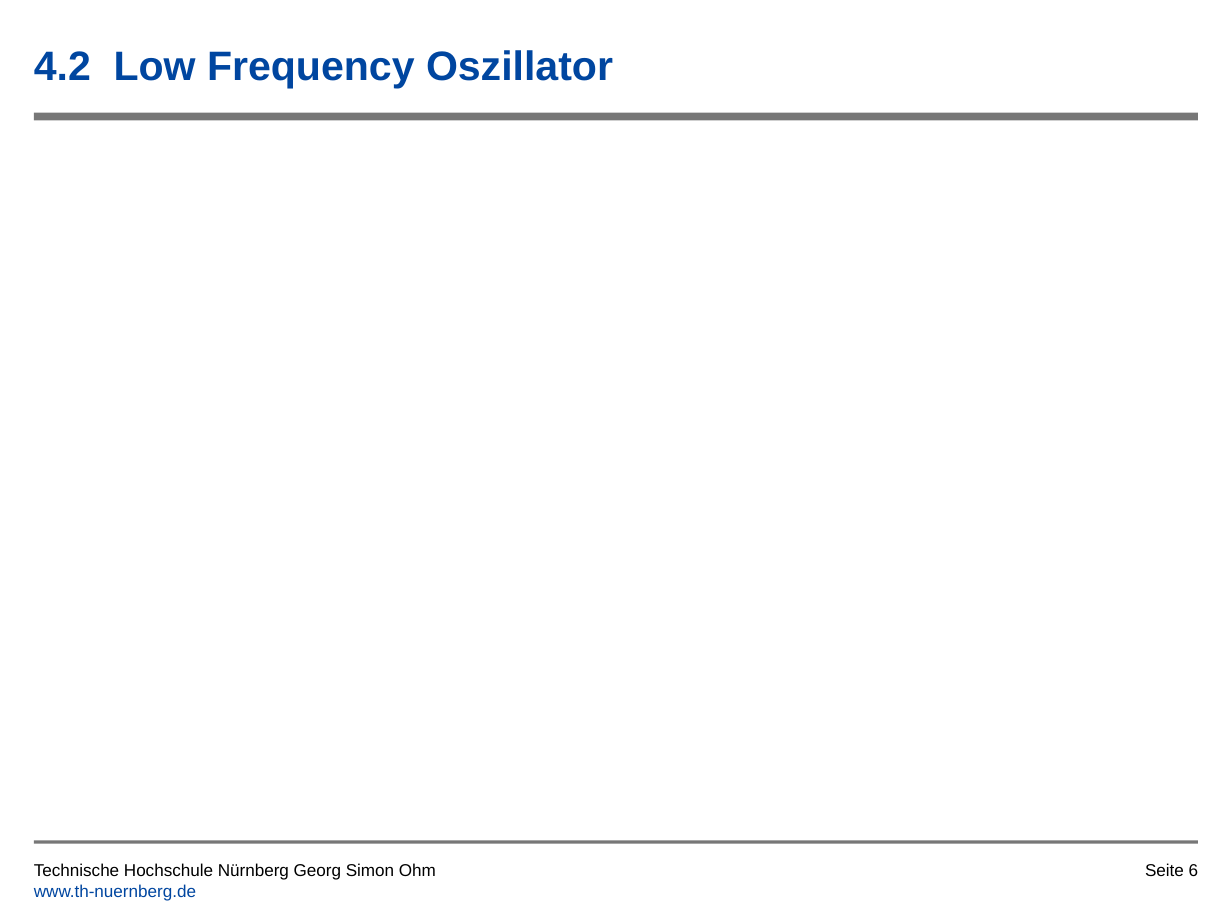
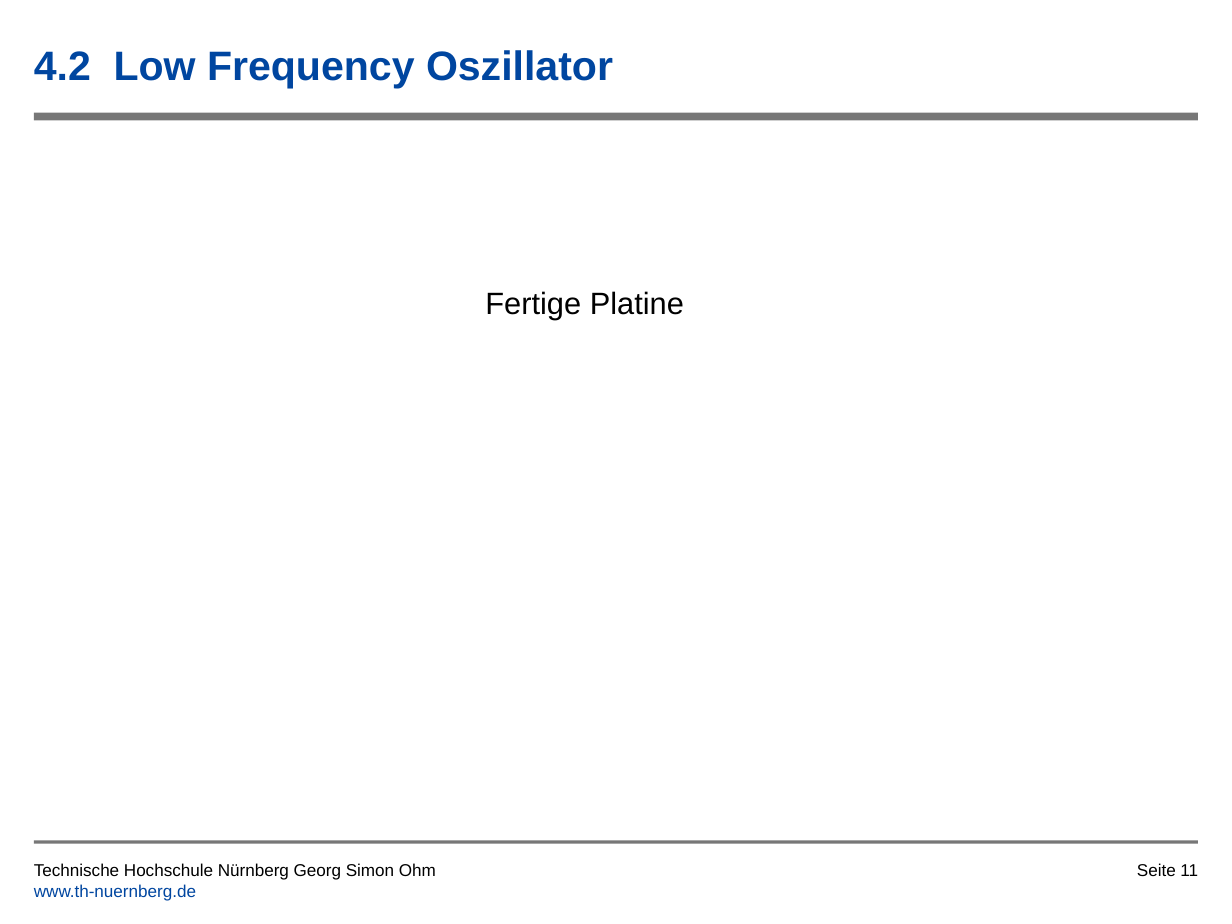
Before and after one commit to tsedlmeier/Synthesizer, a slide deck: slide 11 of Vortrag/Leiterplatte_als_Musikinstrument_Kirschner_Dilman.pptx (slide 6 before the commit). Drawn at 1232x924 pixels with LibreOffice and Linux fonts; fonts in the diff are those of the drawing; background and template pictures are left out. Boxes give left, top, right and bottom in pixels: in the first picture for what was removed or moved away, otherwise in the second. Text is boxed around its words. In the diff, an @@ line names an element or a change of style, - is before the commit and + after.

```diff
--- a/Vortrag/Leiterplatte_als_Musikinstrument_Kirschner_Dilman.pptx
+++ b/Vortrag/Leiterplatte_als_Musikinstrument_Kirschner_Dilman.pptx
@@ text added at [485,291,684,319], 18 pt, text #000000 @@
+Fertige Platine
@@ page number at [1137,863,1198,876]: text changed @@
-Seite 6
+Seite 11
```
Also in this commit, not shown: 7 other slides changed, 1 slide added, 3 other files.
